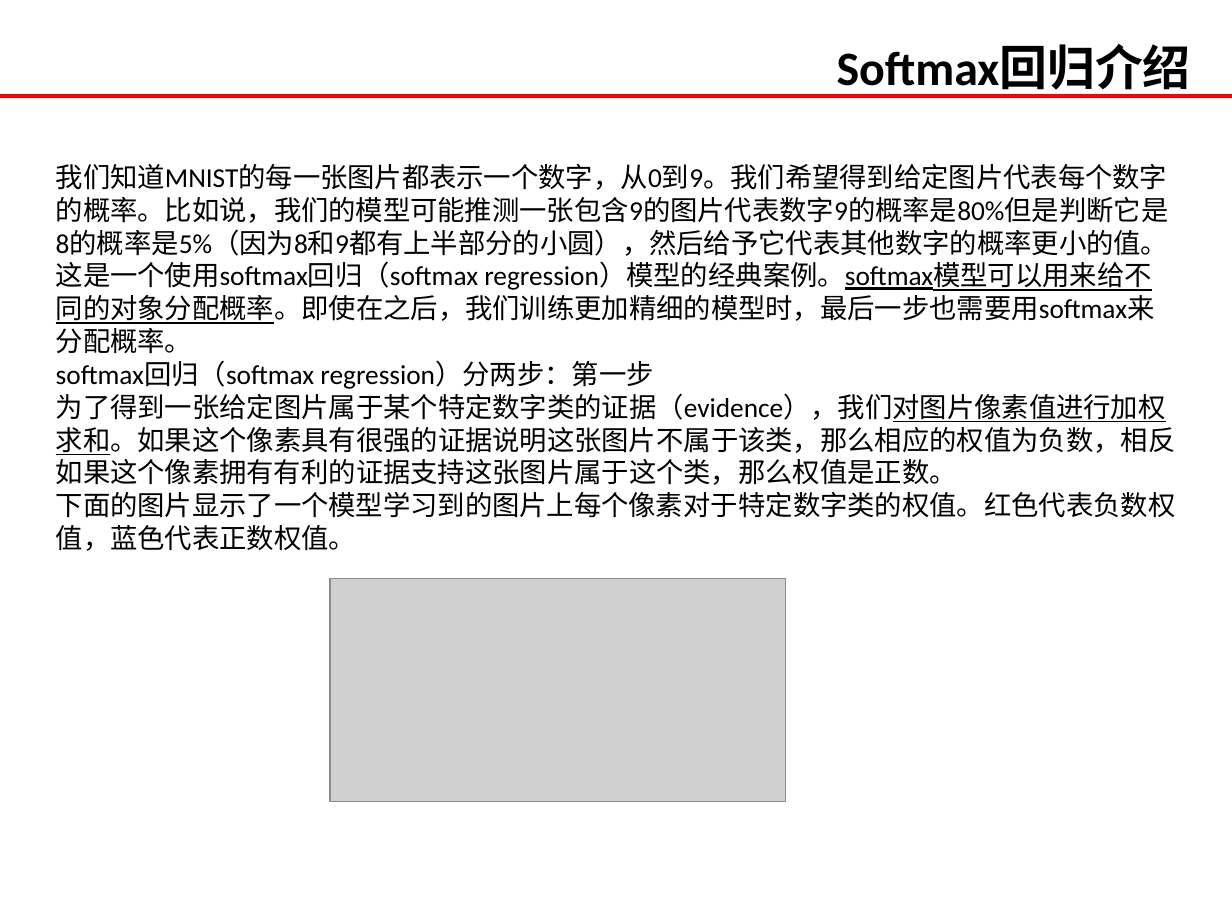
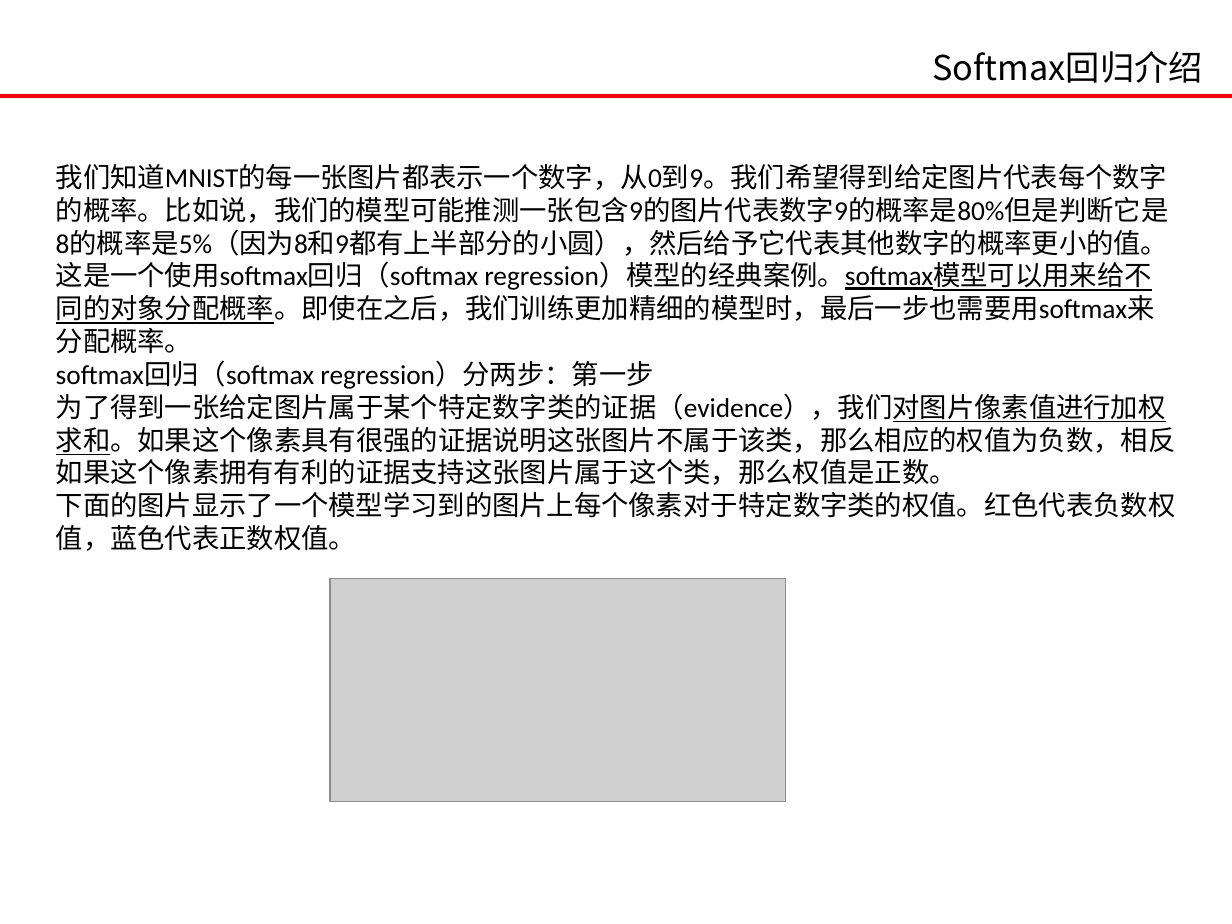
Before and after one commit to jaysoncho92/learn_tensorflow, a slide deck: slide 9 of TensorFlow入门.pptx. Drawn at 1232x924 pixels with LibreOffice and Linux fonts; fonts in the diff are those of the drawing; grey boxes stand for pictures. Boxes give left, top, right and bottom in pixels: in the first picture for what was removed or moved away, otherwise in the second. Text is boxed around its words. In the diff, an @@ line names an element or a change of style, - is before the commit and + after.

```diff
--- a/TensorFlow入门.pptx
+++ b/TensorFlow入门.pptx
@@ text "Softmax回归介绍": place and size @@
-text "Softmax回归介绍" at (837,45,1191,97)
+text "Softmax回归介绍" at (932,51,1202,83)
@@ text "Softmax回归介绍" at (932,51,1202,83): size 28 to 20 pt, font Calibri to Noto Sans CJK SC, bold off @@
```
Also in this commit, not shown: 8 other slides changed, 2 slides added, 2 slides removed, 4 other files.
